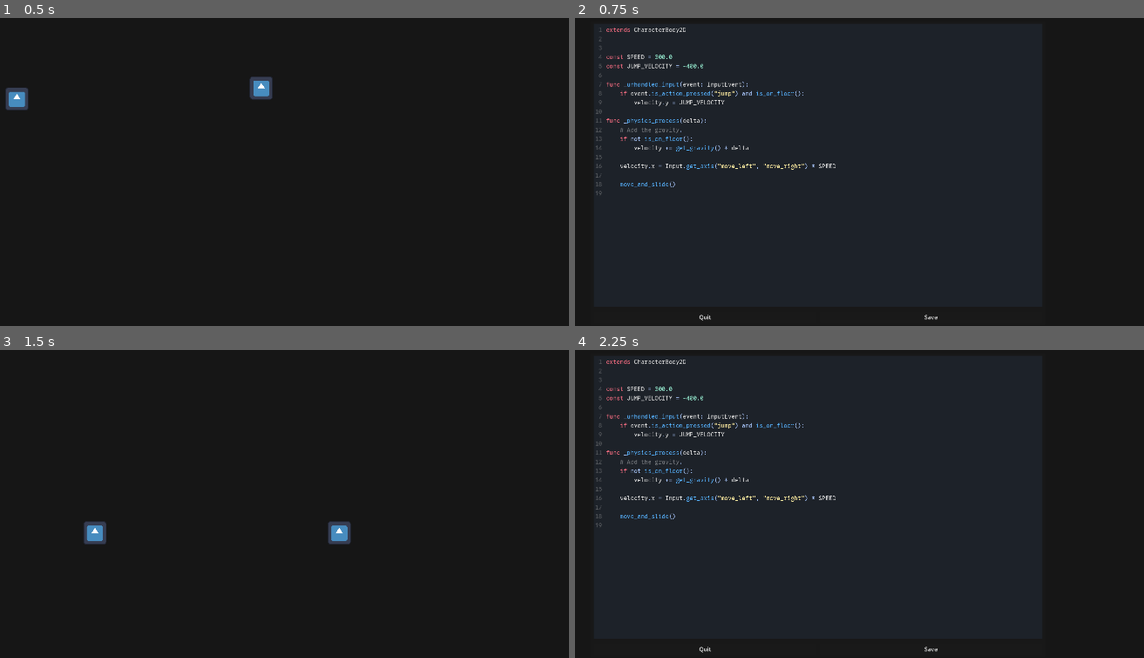
Above: before the commit, frames 1-4 (two rows, left to right).
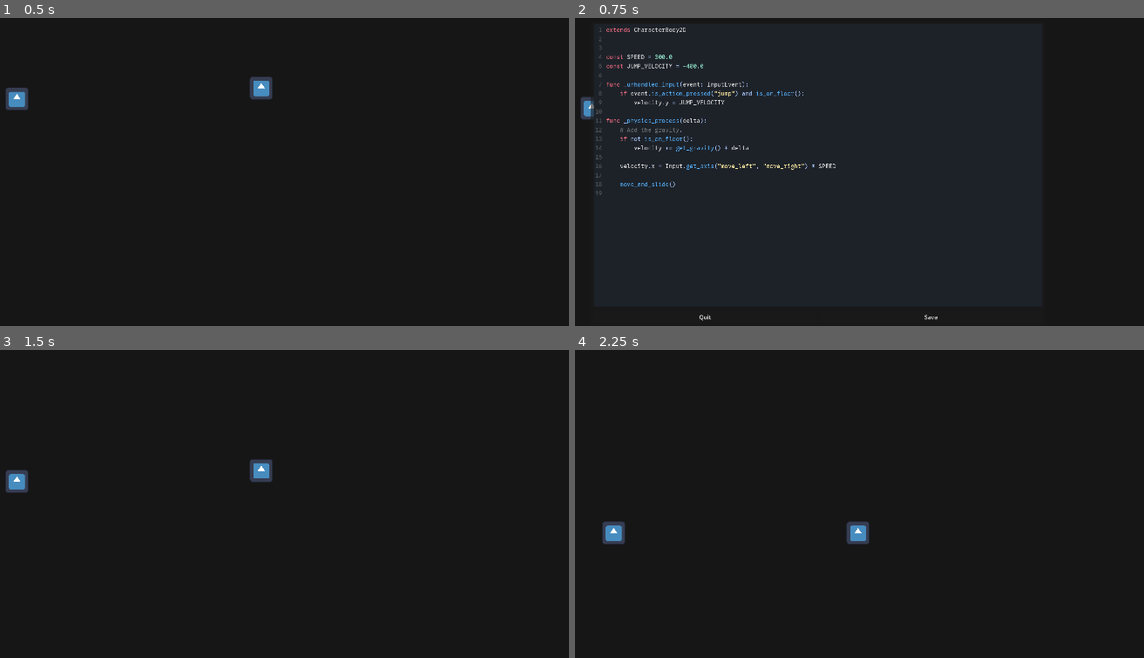
Above: after the commit, the same moments.

Repository: weedleeedle/self-coding-game-prototype
Game: Godot game, scene res://main.tscn
Two runs of this game, one before a commit and one after it. Both use one fixed random seed, a clock stepped at 60 frames per second and the inputs below. The engine's default icon, where the game draws it, is replaced by a stand-in: a white triangle on a blue panel in a dark square.
Inputs (mouse positions are in pixels of both pictures, inside the frame that each line leads up to):
- Up to frame 1 (0.5 s): no input
- Up to frame 2 (0.75 s): move the mouse to (592, 101) at 0.52 s; press the mouse at (592, 101) at 0.53 s; hold D (move_right) from 0.53 s (still down)
- Up to frame 3 (1.5 s): tap Space (jump) at 0.77 s; release D (move_right) at 1.25 s; release the mouse at (17, 433) at 1.25 s; click "Save" at 1.25 s
- Up to frame 4 (2.25 s): tap Enter at 2 s; move the mouse to (916, 531) at 2.02 s; hold D (move_right) from 2.03 s (still down); click (916, 531) at 2.1 s

Frame 1 is identical in both runs. In frame 2, 0.2% of the frame differs, in the area x 0-4%, y 25-33%; in frame 3, 1.2%; in frame 4, 2.4%, in the area x 3-64%, y 3-99%.

Commit message:
Added pausing to editor

Diff:
--- a/godot/components/code_editor/code_editor.tscn
+++ b/godot/components/code_editor/code_editor.tscn
@@ -12,6 +12,7 @@
 metadata/_custom_type_script = "uid://85gv2a62whc8"
 
 [node name="CodeEditor" type="PanelContainer"]
+process_mode = 3
 anchors_preset = 15
 anchor_right = 1.0
 anchor_bottom = 1.0
--- a/godot/components/editor_manager/editor_manager.gd
+++ b/godot/components/editor_manager/editor_manager.gd
@@ -4,24 +4,27 @@
 @onready var code_editor: CodeEditor = %CodeEditor
 
 func edit_script(script: Script) -> void:
-	code_editor.edited_script = script
-	code_editor_layer.show()
+    code_editor.edited_script = script
+    code_editor_layer.show()
+    get_tree().paused = true
 
 func _on_code_editor_quit():
-	code_editor_layer.hide()
+    get_tree().paused = false
+    code_editor_layer.hide()
 
 func _on_code_editor_saved():
-	code_editor_layer.hide()
+    get_tree().paused = false
+    code_editor_layer.hide()
 
-	var new_script = code_editor.edited_script
-	var script_owners: Array[Node] = []
-	for child in get_tree().root.find_children("*", "", true, false):
-		if new_script.instance_has(child):
-			print(child)
-			child.set_script(null)
-			script_owners.push_back(child)
+    var new_script = code_editor.edited_script
+    var script_owners: Array[Node] = []
+    for child in get_tree().root.find_children("*", "", true, false):
+        if new_script.instance_has(child):
+            print(child)
+            child.set_script(null)
+            script_owners.push_back(child)
 
 
-	new_script.reload()
-	for script_owner in script_owners:
-		script_owner.set_script(new_script)
+    new_script.reload()
+    for script_owner in script_owners:
+        script_owner.set_script(new_script)
